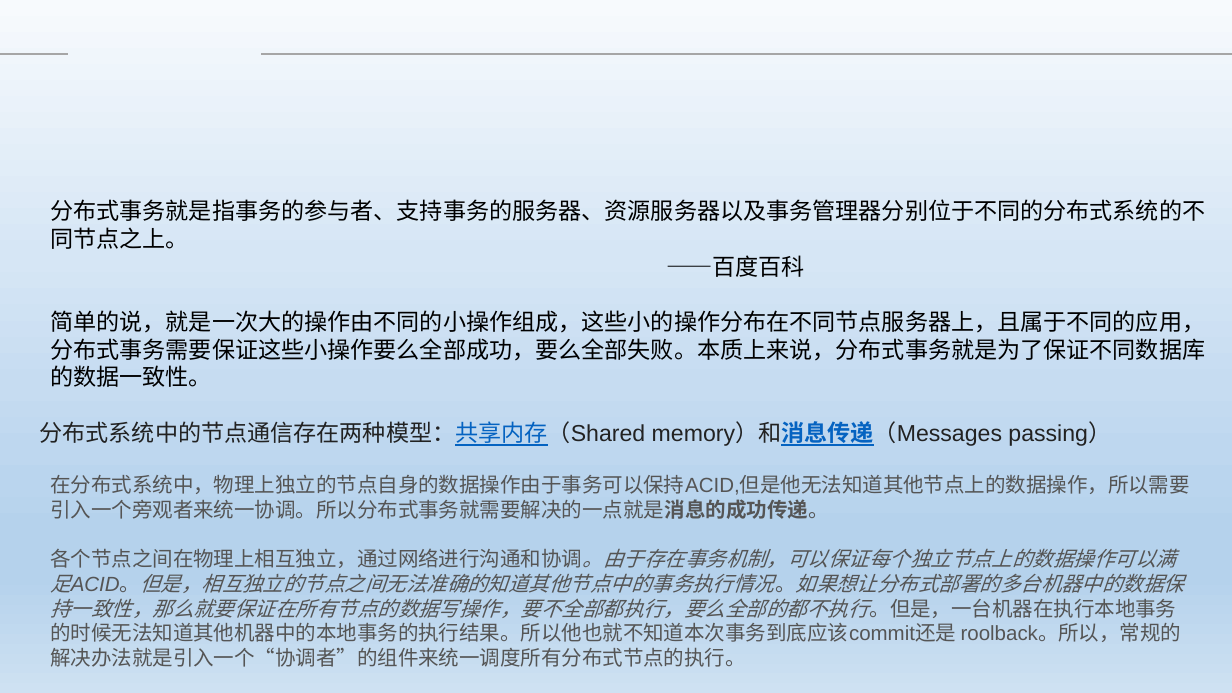
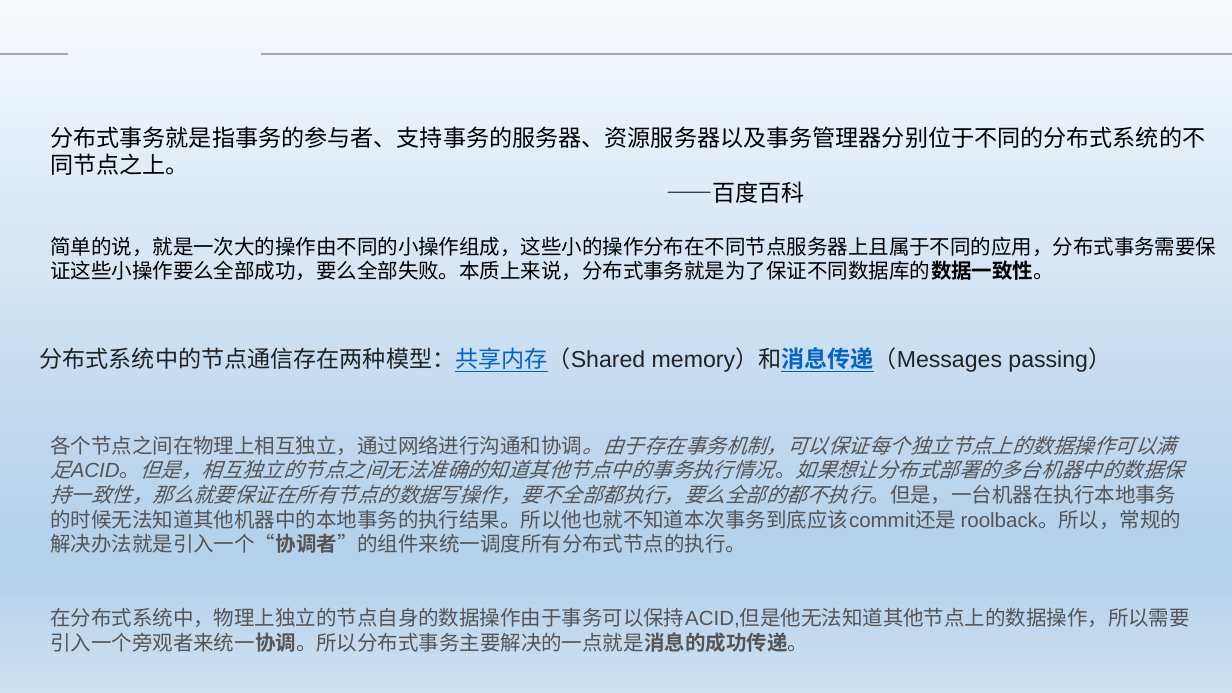
Before and after one commit to Heffie199/zhao_Note, a slide deck: slide 2 of 分布式事务的解决方案 .pptx. Drawn at 1232x693 pixels with LibreOffice and Linux fonts; fonts in the diff are those of the drawing; background and template pictures are left out. Boxes give left, top, right and bottom in pixels: in the first picture for what was removed or moved away, otherwise in the second. Text is boxed around its words. In the diff, an @@ line names an element or a change of style, - is before the commit and + after.

```diff
--- a/分布式事务的解决方案 .pptx
+++ b/分布式事务的解决方案 .pptx
@@ text "分布式事务就是指事务的参与者、支持事务的服务器、资源服务器以及事务管理器分别位于不同的分布式系统的不同节点之上。": place and size @@
-text "分布式事务就是指事务的参与者、支持事务的服务器、资源服务器以及事务管理器分别位于不同的分布式系统的不同节点之上。" at (50,199,1205,387)
+text "分布式事务就是指事务的参与者、支持事务的服务器、资源服务器以及事务管理器分别位于不同的分布式系统的不同节点之上。" at (50,126,1216,280)
@@ text at (50,236,1216,280): text changed; size 18 to 16 pt @@
-简单的说，就是一次大的操作由不同的小操作组成，这些小的操作分布在不同节点服务器上，且属于不同的应用，分布式事务需要保证这些小操作要么全部成功，要么全部失败。本质上来说，分布式事务就是为了保证不同数据库的数据一致性。
+简单的说，就是一次大的操作由不同的小操作组成，这些小的操作分布在不同节点服务器上且属于不同的应用，分布式事务需要保证这些小操作要么全部成功，要么全部失败。本质上来说，分布式事务就是为了保证不同数据库的数据一致性。
@@ text "分布式系统中的节点通信存在两种模型：共享内存（Shared memory）和消息传递（Messages passing）": place and size @@
-text "分布式系统中的节点通信存在两种模型：共享内存（Shared memory）和消息传递（Messages passing）" at (40,421,1111,446)
+text "分布式系统中的节点通信存在两种模型：共享内存（Shared memory）和消息传递（Messages passing）" at (40,347,1111,372)
@@ text "各个节点之间在物理上相互独立，通过网络进行沟通和协调。由于存在事务机制，可以保证每个独立节点上的数据操作可以满足ACID ...": place and size @@
-text "各个节点之间在物理上相互独立，通过网络进行沟通和协调。由于存在事务机制，可以保证每个独立节点上的数据操作可以满足ACID ..." at (50,475,1190,667)
+text "各个节点之间在物理上相互独立，通过网络进行沟通和协调。由于存在事务机制，可以保证每个独立节点上的数据操作可以满足ACID ..." at (50,435,1190,652)
@@ text at (50,435,1185,553): bold on in "roolback。所以，常规的解决办法就是引入一个“协调者”的组件来统一调度所有分布式节点的执行。" @@
@@ text at (50,475,1190,519): paragraph removed @@
-在分布式系统中，物理上独立的节点自身的数据操作由于事务可以保持ACID,但是他无法知道其他节点上的数据操作，所以需要引入一个旁观者来统一协调。所以分布式事务就需要解决的一点就是消息的成功传递。
@@ text at (50,608,1190,652): paragraph added @@
+在分布式系统中，物理上独立的节点自身的数据操作由于事务可以保持ACID,但是他无法知道其他节点上的数据操作，所以需要引入一个旁观者来统一协调。所以分布式事务主要解决的一点就是消息的成功传递。
```
Also in this commit, not shown: 3 other slides changed.
